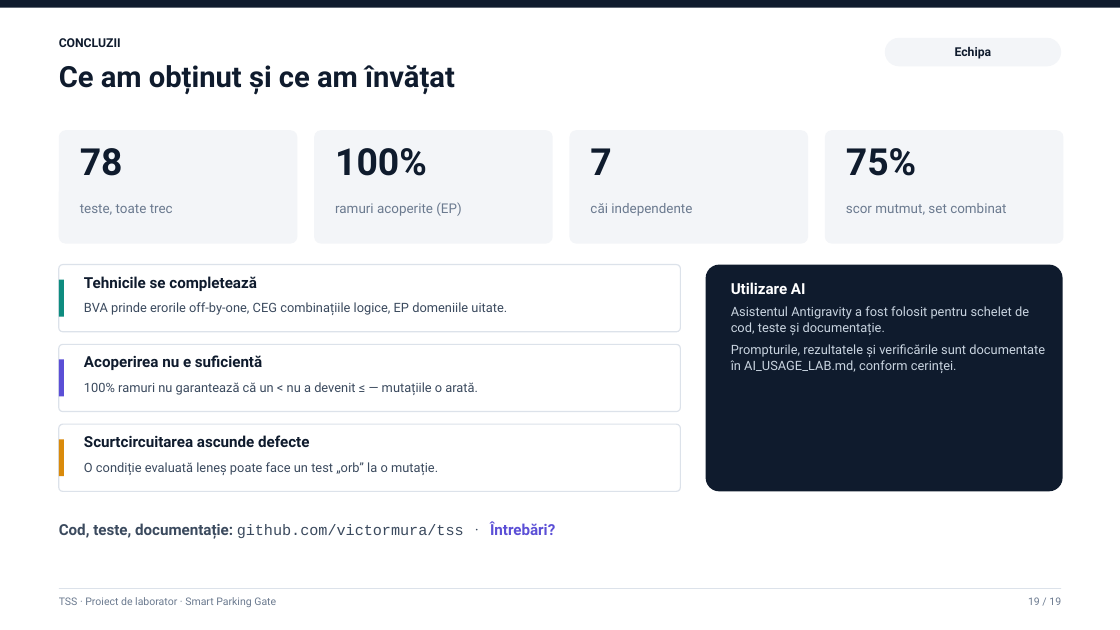
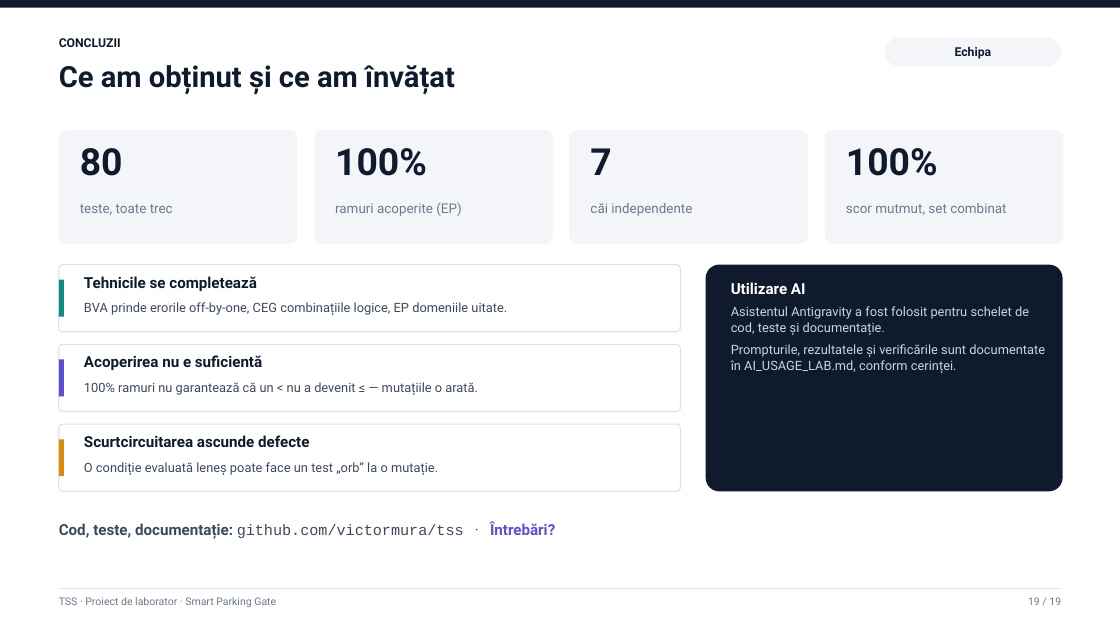
Before and after one commit to victormura/tss, a slide deck: slide 19 of proiect_laborator/docs/Prezentare_Laborator_TSS.pptx. Drawn at 1120x630 pixels with LibreOffice and Linux fonts; fonts in the diff are those of the drawing. Boxes give left, top, right and bottom in pixels: in the first picture for what was removed or moved away, otherwise in the second. Text is boxed around its words. In the diff, an @@ line names an element or a change of style, - is before the commit and + after.

```diff
--- a/proiect_laborator/docs/Prezentare_Laborator_TSS.pptx
+++ b/proiect_laborator/docs/Prezentare_Laborator_TSS.pptx
@@ text at box(80, 148, 123, 176): text changed @@
-78
+80
@@ text at box(846, 148, 938, 176): text changed @@
-75%
+100%
```
Also in this commit, not shown: 6 other slides changed, 22 other files.
